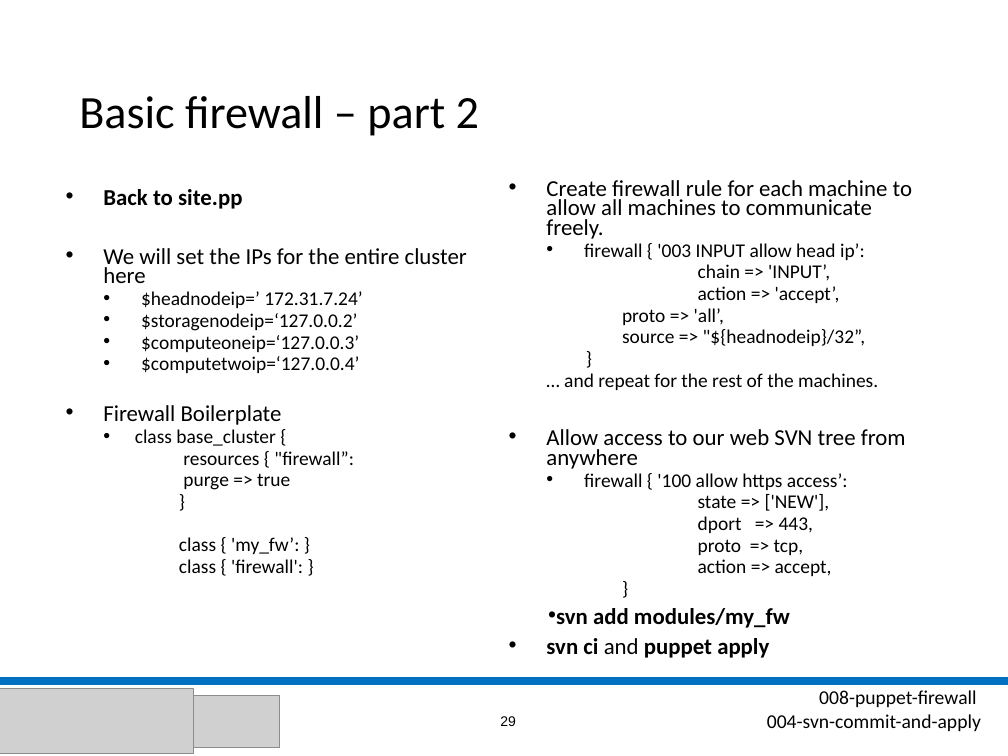
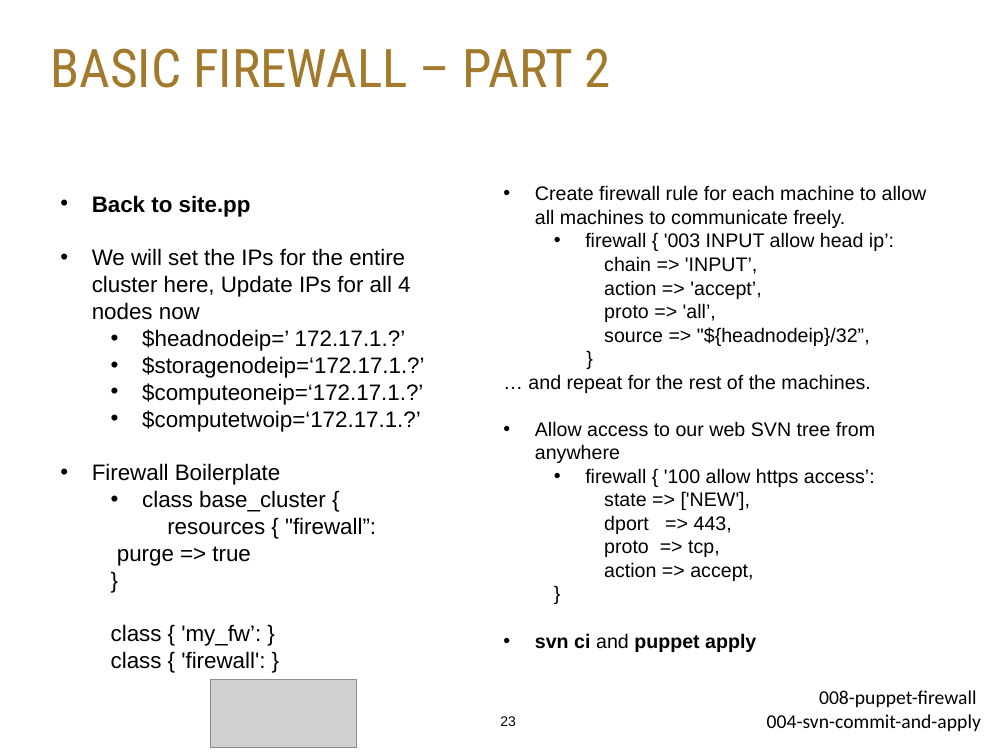
Before and after one commit to stephenlienharrell/build-a-cluster-presentation, a slide deck: slide 23 of Build-A-Cluster.pptx (slide 29 before the commit). Drawn at 1008x756 pixels with LibreOffice and Linux fonts; fonts in the diff are those of the drawing; grey boxes stand for pictures; background and template pictures are left out. Boxes give left, top, right and bottom in pixels: in the first picture for what was removed or moved away, otherwise in the second. Text is boxed around its words. In the diff, an @@ line names an element or a change of style, - is before the commit and + after.

```diff
--- a/Build-A-Cluster.pptx
+++ b/Build-A-Cluster.pptx
@@ title "BASIC FIREWALL – PART 2" at (51,48,610,88): vertical alignment middle to top @@
@@ title at (51,48,610,88): text changed; size 33 to 38 pt; font Calibri to Roboto Condensed; text colour #000000 to #A3792C @@
-Basic firewall – part 2
+BASIC FIREWALL – PART 2
@@ text "Create firewall rule for each ..." at (528,185,927,652): size 16.3 to 14 pt in "Create firewall rule for each machine to ...", "Allow access to our web SVN tree ...", "svn ci and puppet apply"; font Calibri to Arial; size 13.9 to 14 pt in "firewall { '003 INPUT allow head ip’:", "chain => 'INPUT’,", "action => 'accept’,", "proto => 'all’," and 9 more places; indent changed; line spacing 0.7 to 1; less space between paragraphs; list level 2 to 1 in "chain => 'INPUT’,"; list level 2 to 1 in "action => 'accept’,"; list level 2 to 1 in "proto => 'all’,"; list level 2 to 1 in "source => "${headnodeip}/32”,"; list level 2 to 1 in "}"; list level 2 to 1 in "… and repeat for the ..."; list level 2 to 1 in "state => ['NEW'],"; list level 2 to 1 in "dport => 443,"; list level 2 to 1 in "proto => tcp,"; list level 2 to 1 in "action => accept," @@
@@ text at (92,195,376,669): size 16.3 to 16 pt in "Back to site.pp", "Firewall Boilerplate"; font Calibri to Arial in "Back to site.pp", "Firewall Boilerplate", "class base_cluster {", "resources { "firewall”:" and 4 more places; size 13.9 to 16 pt in "class base_cluster {", "resources { "firewall”:", "purge => true", "}" and 2 more places; indent changed; line spacing 0.7 to 1; less space between paragraphs; list level 2 to 1 in "resources { "firewall”:"; list level 2 to 1 in "purge => true"; list level 2 to 1 in "}"; list level 2 to 1 in "class { 'my_fw’: }"; list level 2 to 1 in "class { 'firewall': }" @@
@@ text at (92,248,424,432): text changed; size 13.9 to 16 pt; font Calibri to Arial @@
-• We will set the IPs for the entire cluster here
-  • $headnodeip=’ 172.31.7.24’
-  • $storagenodeip=‘127.0.0.2’
-  • $computeoneip=‘127.0.0.3’
-  • $computetwoip=‘127.0.0.4’
+• We will set the IPs for the entire cluster here, Update IPs for all 4 nodes now
+  • $headnodeip=’ 172.17.1.?’
+  • $storagenodeip=‘172.17.1.?’
+  • $computeoneip=‘172.17.1.?’
+  • $computetwoip=‘172.17.1.?’
@@ text at (556,608,790,628): paragraph removed @@
-• svn add modules/my_fw
@@ line removed from (0, 681) to (1008, 681) @@
@@ picture removed at (0,688,194,753) @@
@@ picture added at (211,679,357,748) @@
@@ picture removed at (194,696,280,747) @@
@@ page number at (500,716,516,726): text changed @@
-29
+23
```
Also in this commit, not shown: 42 other slides changed, 7 slides added, 21 slides removed, 24 other files.
